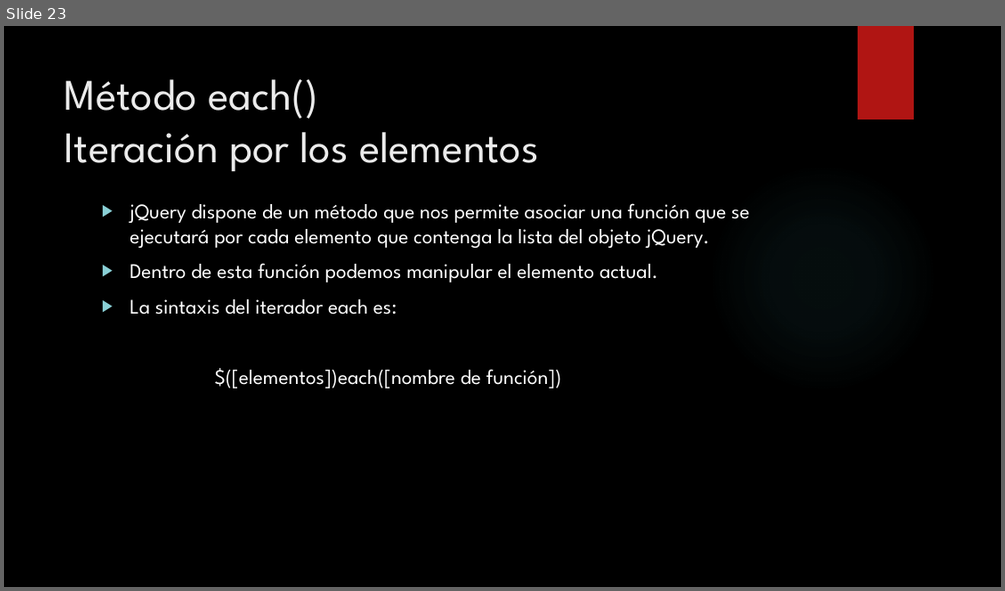
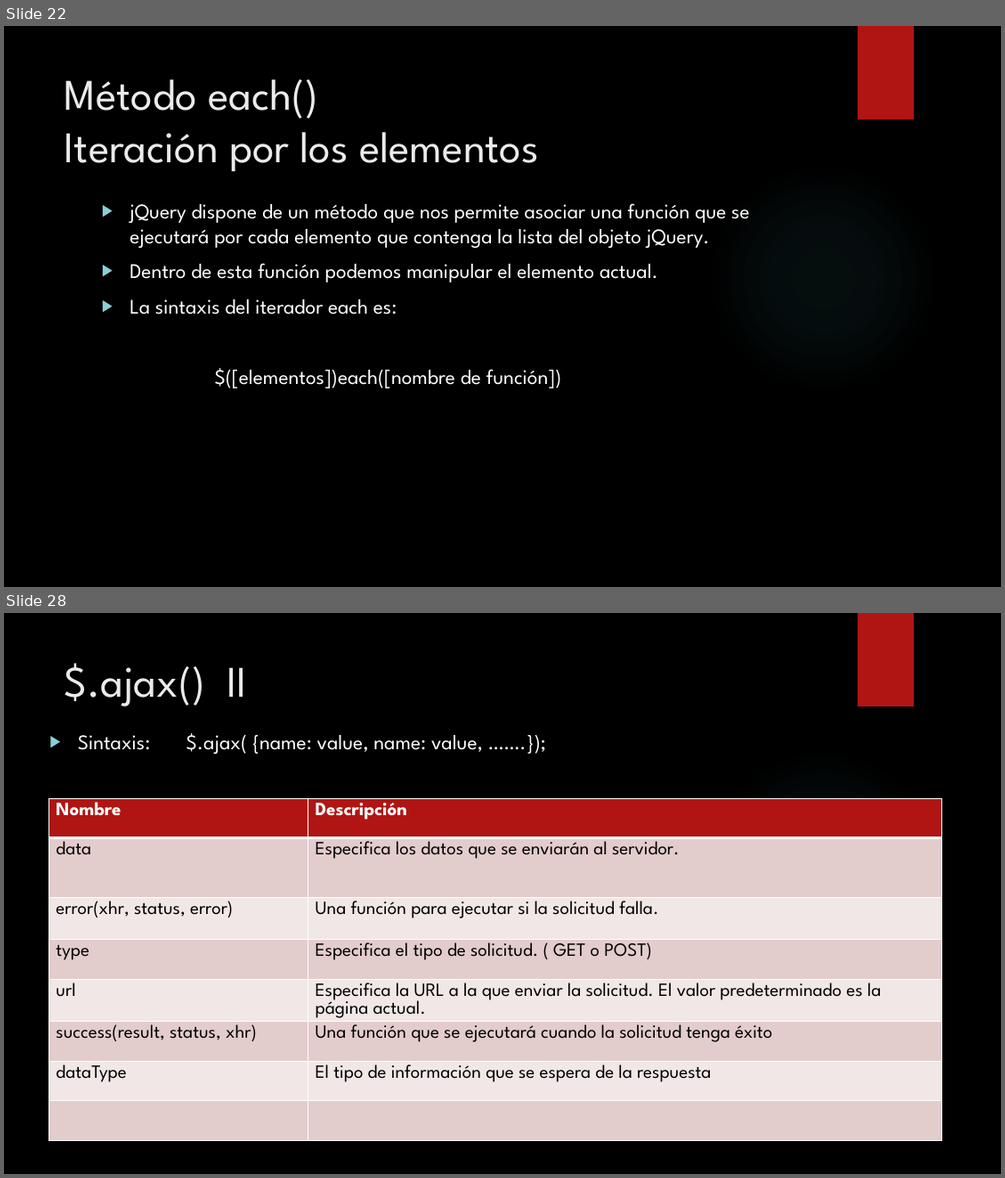
Before and after one commit to yamicamera/cursoJS, a slide deck: JQuery.pptx. Shown one above the other, each under a label of ours: slide 23 before the commit, slides 22 and 28 after it; the slides between them are not shown. The pictures are 1005x591 and 1005x1178 pixels, drawn with LibreOffice and Linux fonts; fonts in the diff are those of the drawing; background and template pictures are left out. Boxes give left, top, right and bottom in pixels: in the first picture for what was removed or moved away, otherwise in the second. Text is boxed around its words. In the diff, an @@ line names an element or a change of style, - is before the commit and + after.

```diff
--- a/JQuery.pptx
+++ b/JQuery.pptx
@@ slide 28 added at [4, 613, 1001, 1174], background picture (left out); not listed: 2 template elements that a slide beside it also shows @@
@@ title added at [65, 663, 246, 706], 42 pt, text #EBEBEB @@
+$.ajax() II
@@ text added at [78, 733, 483, 754], 20 pt, text #FFFFFF @@
+▶ Sintaxis: $.ajax( {name: value, name: value, …….});
@@ table added at [48, 798, 942, 1160], 8 rows, 2 columns @@
+Nombre | Descripción
+data | Especifica los datos que se enviarán al servidor.
+error(xhr, status, error) | Una función para ejecutar si la solicitud falla.
+type | Especifica el tipo de solicitud. ( GET o POST)
+url | Especifica la URL a la que enviar la solicitud. El valor predeterminado es la página actual.
+success(result, status, xhr) | Una función que se ejecutará cuando la solicitud tenga éxito
+dataType | El tipo de información que se espera de la respuesta
+ | 
@@ what was slide 23 is now slide 22 @@
```
Also in this commit, not shown: 8 other slides added, 3 slides removed.
